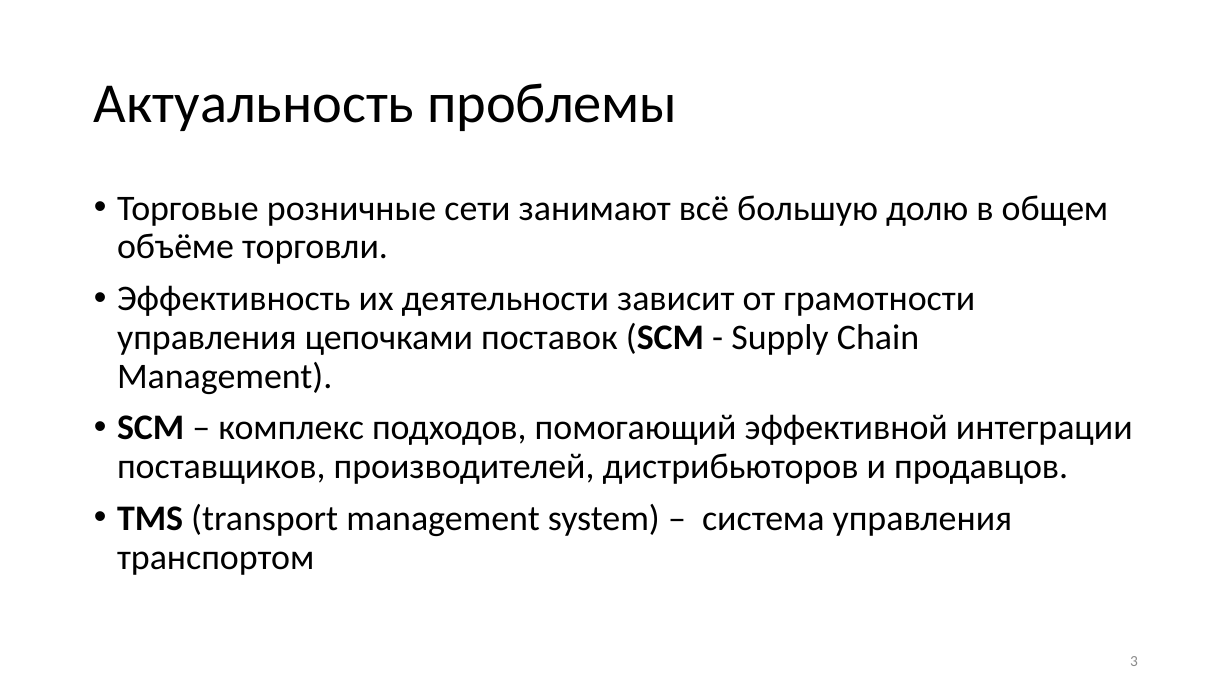
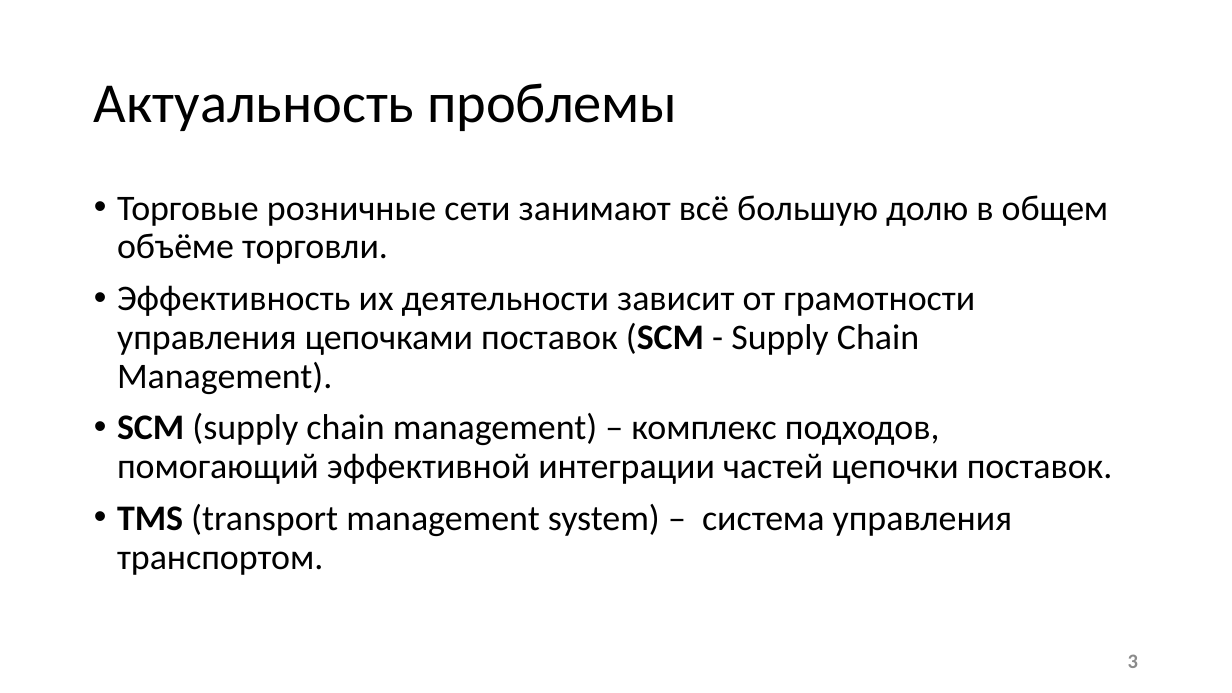
Before and after one commit to fairay/BachelorDiploma, a slide deck: slide 3 of presentation_wb.pptx. Drawn at 1232x693 pixels with LibreOffice and Linux fonts; fonts in the diff are those of the drawing. Boxes give left, top, right and bottom in pixels: in the first picture for what was removed or moved away, otherwise in the second. Text is boxed around its words. In the diff, an @@ line names an element or a change of style, - is before the commit and + after.

```diff
--- a/presentation_wb.pptx
+++ b/presentation_wb.pptx
@@ text at [117,413,1113,575]: text changed @@
-• SCM – комплекс подходов, помогающий эффективной интеграции поставщиков, производителей, дистрибьюторов и продавцов.
-• TMS (transport management system) – система управления транспортом
+• SCM (supply chain management) – комплекс подходов, помогающий эффективной интеграции частей цепочки поставок.
+• TMS (transport management system) – система управления транспортом.
@@ page number at [1128,654,1138,668]: size 12 to 16 pt, bold on @@
```
Also in this commit, not shown: 7 other slides changed, 6 slides added, 6 slides removed, 14 other files.
